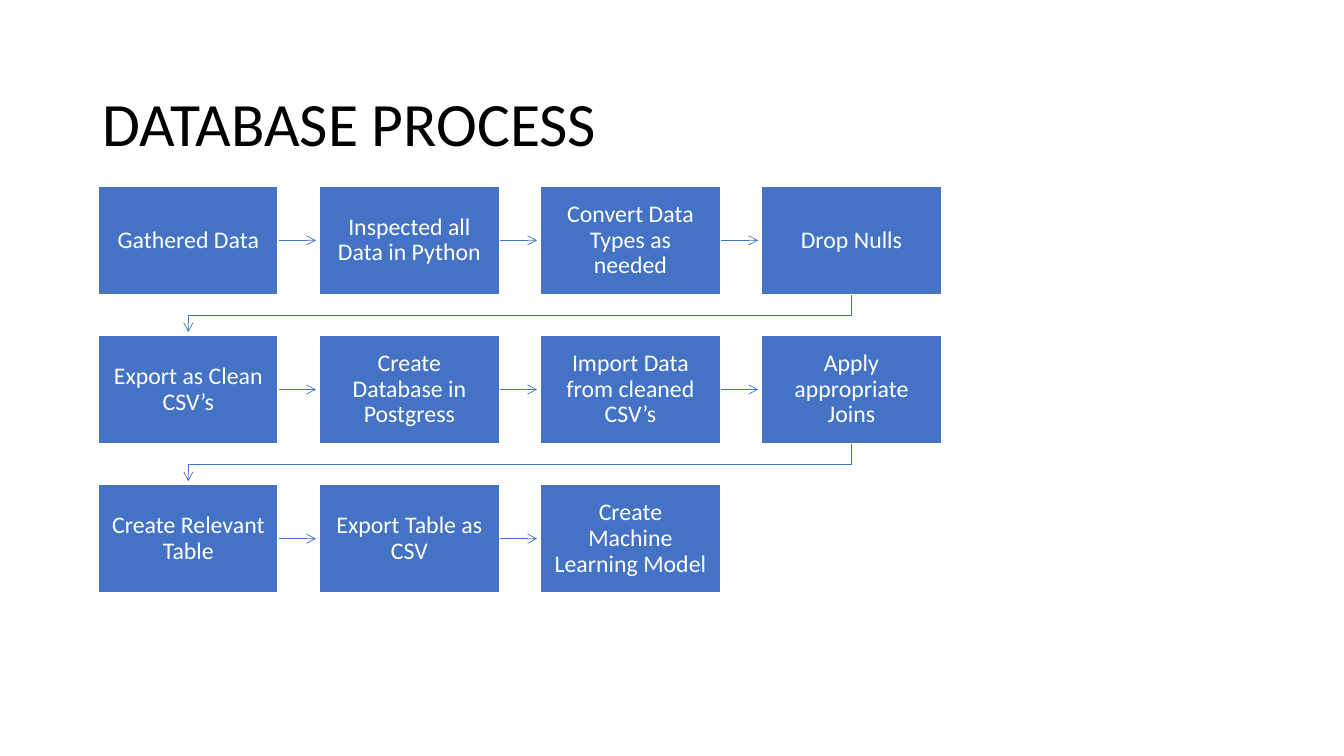
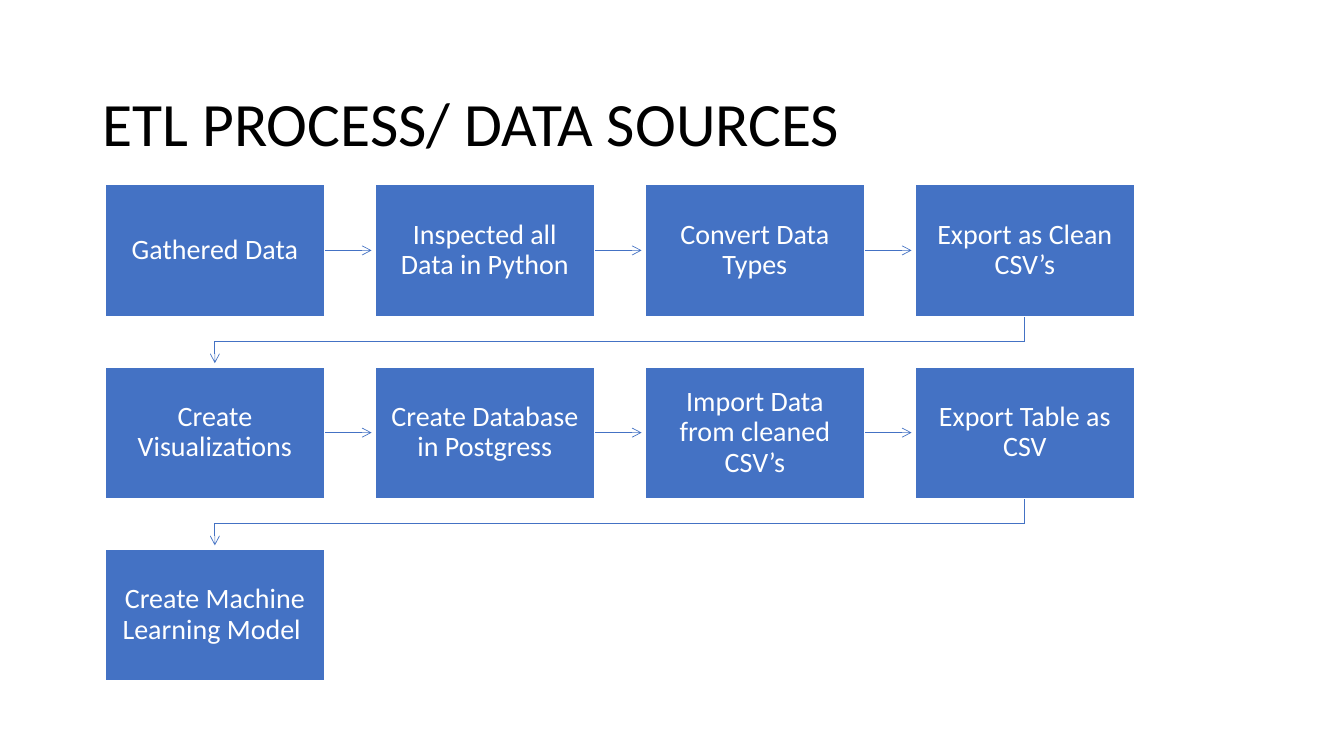
Before and after one commit to Kcav18/Final_Project, a slide deck: slide 6 of Final Presentation.pptx (slide 4 before the commit). Drawn at 1344x756 pixels with LibreOffice and Linux fonts; fonts in the diff are those of the drawing. Boxes give left, top, right and bottom in pixels: in the first picture for what was removed or moved away, otherwise in the second. Text is boxed around its words. In the diff, an @@ line names an element or a change of style, - is before the commit and + after.

```diff
--- a/Final Presentation.pptx
+++ b/Final Presentation.pptx
@@ title at bbox=[102, 103, 839, 149]: text changed @@
-DATABASE PROCESS
+ETL PROCESS/ DATA SOURCES
@@ rectangle: place and size @@
-rectangle at bbox=[99, 187, 278, 294]
+rectangle at bbox=[105, 185, 325, 317]
@@ text "Inspected all Data in Python": place and size @@
-text "Inspected all Data in Python" at bbox=[338, 218, 481, 264]
+text "Inspected all Data in Python" at bbox=[401, 224, 569, 279]
@@ rectangle: place and size @@
-rectangle at bbox=[320, 187, 499, 294]
+rectangle at bbox=[375, 185, 595, 317]
@@ rectangle: place and size @@
-rectangle at bbox=[762, 187, 942, 294]
+rectangle at bbox=[645, 185, 865, 317]
@@ text "Export as Clean CSV’s": place and size @@
-text "Export as Clean CSV’s" at bbox=[114, 367, 263, 410]
+text "Export as Clean CSV’s" at bbox=[937, 224, 1112, 274]
@@ rectangle: place and size @@
-rectangle at bbox=[540, 187, 720, 294]
+rectangle at bbox=[915, 185, 1135, 317]
@@ text at bbox=[680, 226, 829, 279]: text changed; size 17 to 20 pt @@
-Convert Data Types as needed
+Convert Data Types
@@ freeform shape: place and size @@
-freeform shape at bbox=[278, 235, 317, 245]
+freeform shape at bbox=[325, 245, 372, 255]
@@ freeform shape: place and size @@
-freeform shape at bbox=[499, 235, 537, 245]
+freeform shape at bbox=[595, 245, 642, 255]
@@ freeform shape: place and size @@
-freeform shape at bbox=[720, 235, 758, 245]
+freeform shape at bbox=[865, 245, 912, 255]
@@ freeform shape: place and size @@
-freeform shape at bbox=[189, 294, 852, 333]
+freeform shape at bbox=[215, 317, 1025, 364]
@@ rectangle: place and size @@
-rectangle at bbox=[99, 336, 278, 444]
+rectangle at bbox=[105, 367, 325, 499]
@@ text "Create Database in Postgress": place and size @@
-text "Create Database in Postgress" at bbox=[353, 355, 466, 426]
+text "Create Database in Postgress" at bbox=[391, 406, 578, 461]
@@ rectangle: place and size @@
-rectangle at bbox=[320, 336, 499, 444]
+rectangle at bbox=[375, 367, 595, 499]
@@ text "Import Data from cleaned CSV’s": place and size @@
-text "Import Data from cleaned CSV’s" at bbox=[566, 355, 695, 422]
+text "Import Data from cleaned CSV’s" at bbox=[680, 393, 830, 472]
@@ rectangle: place and size @@
-rectangle at bbox=[762, 336, 942, 444]
+rectangle at bbox=[645, 367, 865, 499]
@@ text "Export Table as CSV": place and size @@
-text "Export Table as CSV" at bbox=[336, 516, 482, 559]
+text "Export Table as CSV" at bbox=[939, 406, 1110, 456]
@@ rectangle: place and size @@
-rectangle at bbox=[540, 336, 720, 444]
+rectangle at bbox=[915, 367, 1135, 499]
@@ text added at bbox=[138, 408, 292, 456], 20 pt, text #FFFFFF @@
+Create Visualizations
@@ freeform shape: place and size @@
-freeform shape at bbox=[278, 384, 317, 394]
+freeform shape at bbox=[325, 427, 372, 438]
@@ freeform shape: place and size @@
-freeform shape at bbox=[499, 384, 537, 394]
+freeform shape at bbox=[595, 427, 642, 438]
@@ freeform shape: place and size @@
-freeform shape at bbox=[720, 384, 758, 394]
+freeform shape at bbox=[865, 427, 912, 438]
@@ freeform shape: place and size @@
-freeform shape at bbox=[189, 444, 852, 482]
+freeform shape at bbox=[215, 498, 1025, 545]
@@ group removed at bbox=[112, 231, 908, 593]: 3 texts, 2 freeform shapes, 2 rectangles @@
-Drop Nulls
-Apply appropriate Joins
-Create Relevant Table
@@ size 17 to 20 pt; more space between paragraphs in 7 elements at bbox=[132, 239, 298, 259], bbox=[401, 224, 569, 279], bbox=[391, 406, 578, 461], bbox=[680, 393, 830, 472], bbox=[937, 224, 1112, 274], bbox=[939, 406, 1110, 456], bbox=[123, 588, 305, 644] @@
@@ text "Create Machine Learning Model": place and size @@
-text "Create Machine Learning Model" at bbox=[555, 504, 706, 576]
+text "Create Machine Learning Model" at bbox=[123, 588, 305, 644]
@@ rectangle: place and size @@
-rectangle at bbox=[99, 485, 278, 593]
+rectangle at bbox=[105, 549, 325, 682]
```
Also in this commit, not shown: 4 other slides changed, 3 slides added.
